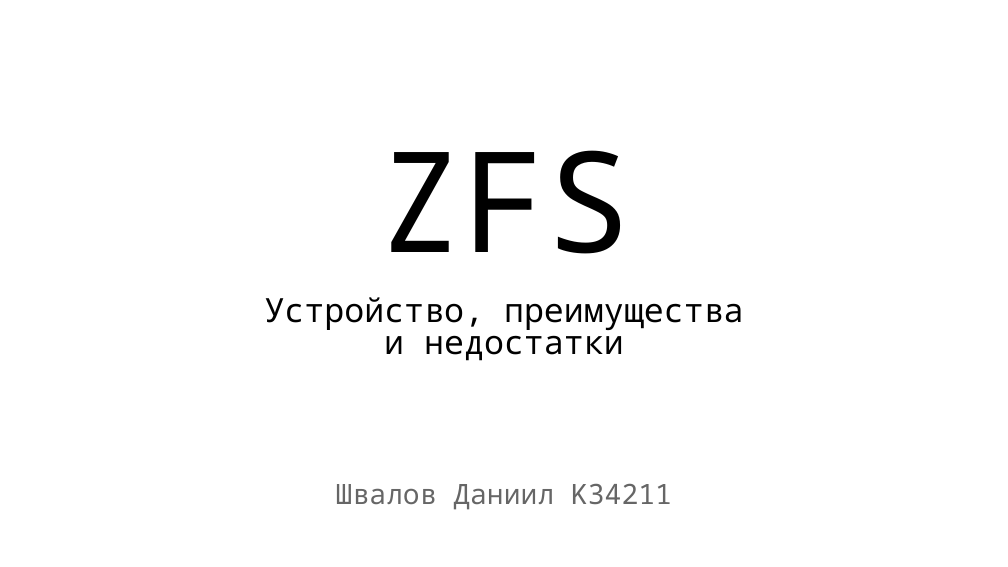
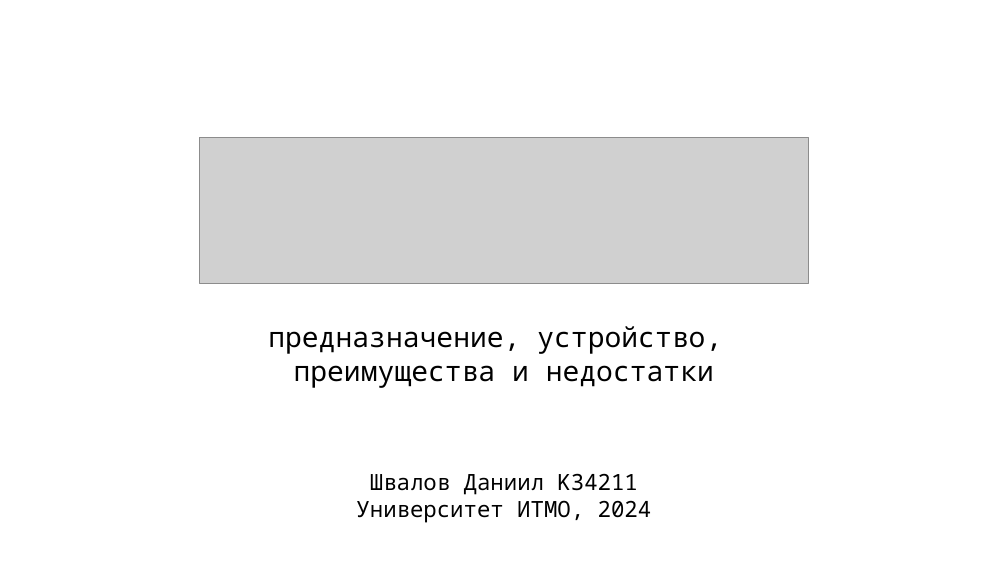
Before and after one commit to danilshvalov/itmo-mobile-data-transmission-systems, a slide deck: slide 1 of presentation/presentation.pptx. Drawn at 1008x567 pixels with LibreOffice and Linux fonts; fonts in the diff are those of the drawing; grey boxes stand for pictures. Boxes give left, top, right and bottom in pixels: in the first picture for what was removed or moved away, otherwise in the second. Text is boxed around its words. In the diff, an @@ line names an element or a change of style, - is before the commit and + after.

```diff
--- a/presentation/presentation.pptx
+++ b/presentation/presentation.pptx
@@ picture added at box(200, 137, 808, 283) @@
@@ title removed at box(378, 150, 630, 254) @@
-ZFS
@@ title "предназначение, устройство," at box(268, 326, 722, 388): vertical alignment top to bottom @@
@@ title at box(268, 326, 722, 388): text changed; size 23.8 to 20 pt @@
-Устройство, преимущества
-и недостатки
+предназначение, устройство,
+преимущества и недостатки
@@ text "Швалов Даниил K34211": place and size @@
-text "Швалов Даниил K34211" at box(336, 484, 672, 510)
+text "Швалов Даниил K34211" at box(356, 473, 652, 522)
@@ text at box(370, 473, 637, 495): size 20 to 16 pt, text colour #666666 to #000000 in "Швалов Даниил K34211" @@
@@ text at box(356, 500, 652, 522): paragraph added @@
+Университет ИТМО, 2024
```
Also in this commit, not shown: 22 slides added, 8 slides removed, 2 other files.
